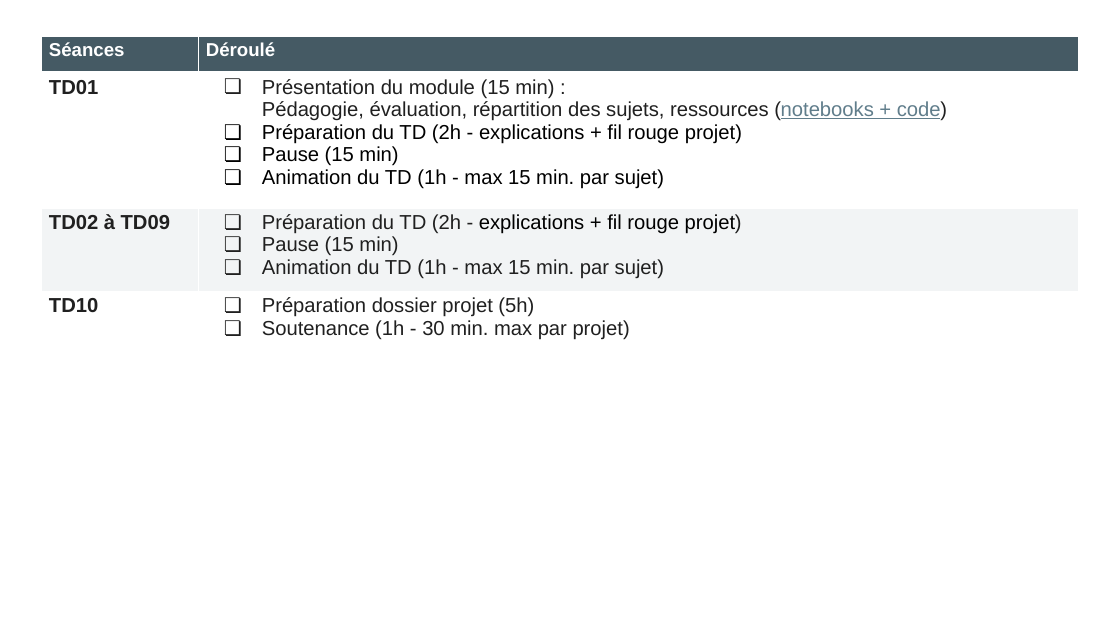
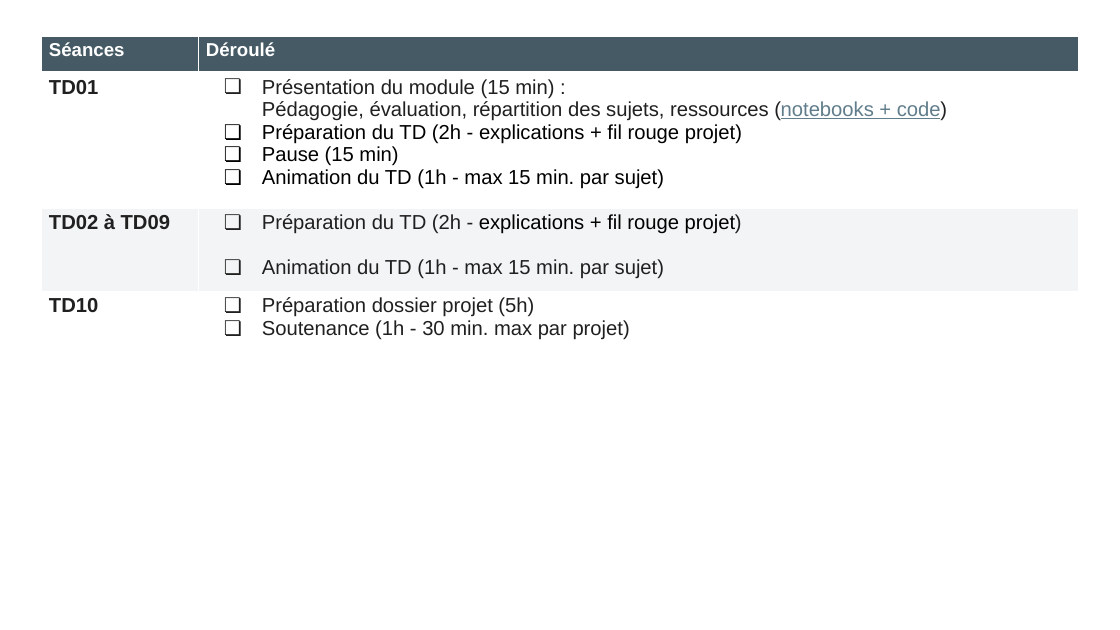
Before and after one commit to huynhdoo/EFREI_DL, a slide deck: slide 1 of slides/EFREI - DL.pptx. Drawn at 1120x630 pixels with LibreOffice and Linux fonts; fonts in the diff are those of the drawing. Boxes give left, top, right and bottom in pixels: in the first picture for what was removed or moved away, otherwise in the second. Text is boxed around its words. In the diff, an @@ line names an element or a change of style, - is before the commit and + after.

```diff
--- a/slides/EFREI - DL.pptx
+++ b/slides/EFREI - DL.pptx
@@ table at <box>41,37,1079,404</box> @@
-row 3, column 2: Préparation du TD (2h - explications + fil rouge projet) / Pause (15 min) / Animation du TD (1h - max 15 min. par sujet)
+row 3, column 2: Préparation du TD (2h - explications + fil rouge projet) / Animation du TD (1h - max 15 min. par sujet)
```
Also in this commit, not shown: 2 other slides changed.
